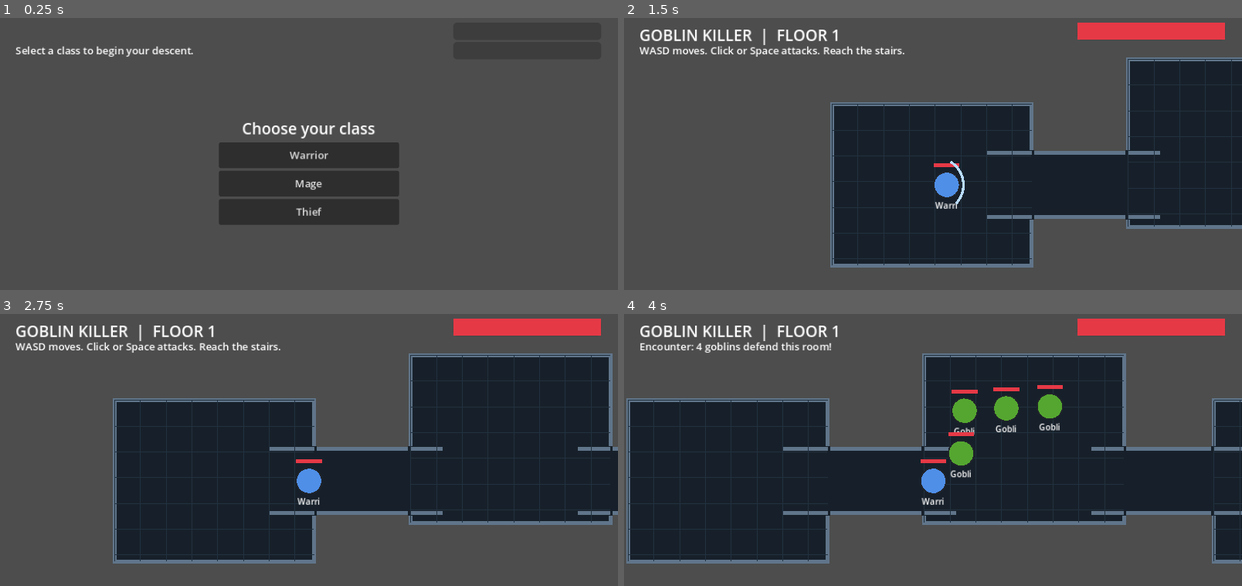
Above: before the commit, frames 1-4 (two rows, left to right).
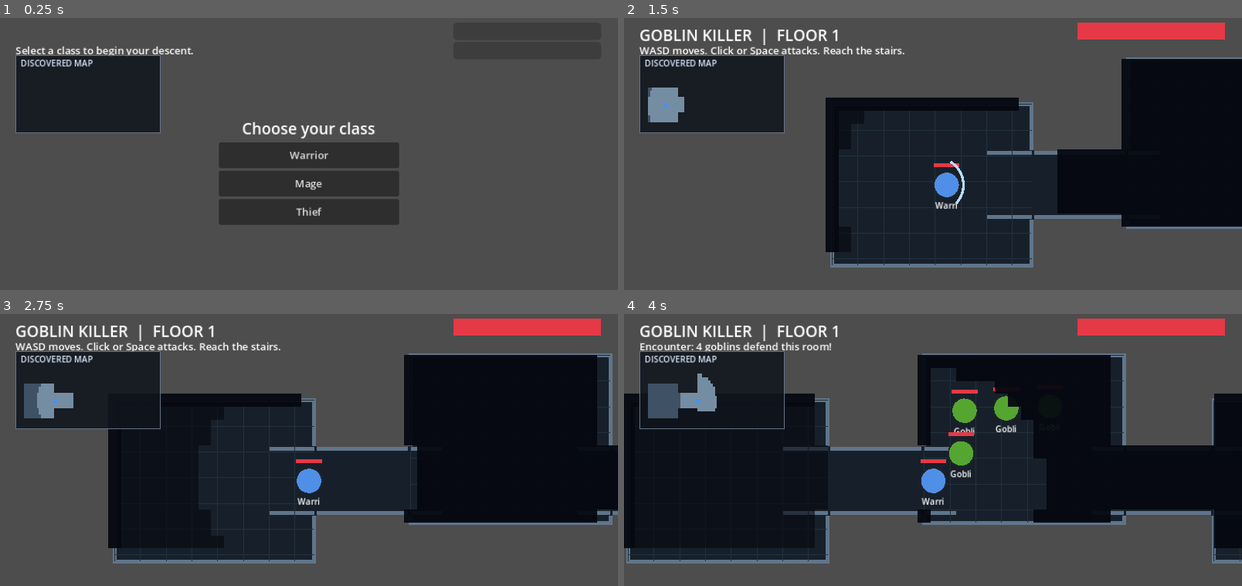
Above: after the commit, the same moments.

Repository: tedthehunter/GoblinKiller
Game: Godot game, scene res://Main.tscn
Two runs of this game, one before a commit and one after it. Both use one fixed random seed, a clock stepped at 60 frames per second and the inputs below.
Inputs (mouse positions are in pixels of both pictures, inside the frame that each line leads up to):
- Up to frame 1 (0.25 s): no input
- Up to frame 2 (1.5 s): click "Warrior" at 0.5 s; tap Enter at 1.25 s; move the mouse to (1068, 167) at 1.27 s; hold D from 1.28 s (still down); hold R from 1.28 s (still down); click (1068, 167) at 1.42 s
- Up to frame 3 (2.75 s): tap Space at 1.52 s; release D at 2 s; release R at 2 s; drag from (185, 498) to (278, 550) at 2.02 s
- Up to frame 4 (4 s): move the mouse to (994, 403) at 2.77 s; hold D 2.78-3.5 s; hold R 2.78-3.5 s; click (994, 403) at 2.92 s; drag from (902, 550) to (747, 428) at 3.52 s

The runs differ from the first frame. In frame 1, 6.7% of the frame differs, in the area x 2-26%, y 13-43%; in frame 2, 24%; in frame 3, 28%, in the area x 2-100%, y 13-87%; in frame 4, 24%.

Commit message:
Add fog of war and minimap

Diff:
--- /dev/null
+++ b/scenes/ui/minimap.tscn
@@ -0,0 +1,7 @@
+[gd_scene load_steps=2 format=3]
+
+[ext_resource type="Script" path="res://scripts/ui/minimap.gd" id="1"]
+
+[node name="MiniMap" type="Control"]
+mouse_filter = 2
+script = ExtResource("1")
--- /dev/null
+++ b/scenes/world/fog_of_war.tscn
@@ -0,0 +1,7 @@
+[gd_scene load_steps=2 format=3]
+
+[ext_resource type="Script" path="res://scripts/world/fog_of_war.gd" id="1"]
+
+[node name="FogOfWar" type="Node2D"]
+z_index = 5
+script = ExtResource("1")
--- a/scripts/game/game.gd
+++ b/scripts/game/game.gd
@@ -5,6 +5,7 @@
 const LEVEL_SCENE := preload("res://scenes/world/dungeon_level.tscn")
 const HUD_SCENE := preload("res://scenes/ui/hud.tscn")
 const COMBAT_VISUALS_SCENE := preload("res://scenes/combat_visuals.tscn")
+const FOG_OF_WAR_SCENE := preload("res://scenes/world/fog_of_war.tscn")
 
 var player: Player
 var level: DungeonLevel
@@ -20,6 +21,8 @@
 var game_paused := false
 var completed := false
 var combat_visuals: CombatVisuals
+var fog_of_war: FogOfWar
+var discoveries: Dictionary = {}
 
 func _ready() -> void:
 	hud = HUD_SCENE.instantiate()
@@ -27,6 +30,8 @@
 	hud.class_selected.connect(start_run)
 	combat_visuals = COMBAT_VISUALS_SCENE.instantiate()
 	add_child(combat_visuals)
+	fog_of_war = FOG_OF_WAR_SCENE.instantiate()
+	add_child(fog_of_war)
 	queue_redraw()
 
 func start_run(stats: CharacterStats) -> void:
@@ -72,6 +77,9 @@
 	move_child(level, 0)
 	player.position = Vector2(180, 295)
 	hud.set_floor(number)
+	if not discoveries.has(number): discoveries[number] = MapDiscovery.new()
+	fog_of_war.configure(level, discoveries[number])
+	hud.configure_minimap(level, discoveries[number], player)
 
 func on_room_entered(room_id: String) -> void:
 	var room := level.room_for_id(room_id)
@@ -158,6 +166,7 @@
 	)
 	player.move_in_level(movement, delta, level)
 	level.update_player_location()
+	fog_of_war.update_visibility(player.position)
 	if Input.is_mouse_button_pressed(MOUSE_BUTTON_LEFT): try_attack(get_global_mouse_position())
 	if buffered_attack and Time.get_ticks_msec() / 1000.0 - last_attack_time >= 1.0 / player.stats.attack_speed: try_attack(buffered_attack_position, false)
 	for hit in delayed_hits.duplicate():
--- a/scripts/ui/hud.gd
+++ b/scripts/ui/hud.gd
@@ -9,6 +9,7 @@
 var class_box: VBoxContainer
 var pause_menu: PanelContainer
 var floor_label: Label
+var minimap: MiniMap
 
 func _ready() -> void:
 	status = make_label(Vector2(24, 50), 16)
@@ -43,6 +44,8 @@
 	pause_menu.add_child(box)
 	pause_menu.hide()
 	add_child(pause_menu)
+	minimap = preload("res://scenes/ui/minimap.tscn").instantiate()
+	add_child(minimap)
 	set_status("Select a class to begin your descent.")
 
 func select_class(stats: CharacterStats) -> void:
@@ -79,3 +82,7 @@
 	mp_bar.visible = player.stats.max_mana > 0.0
 	mp_bar.max_value = player.stats.max_mana
 	mp_bar.value = player.mana
+	minimap.refresh()
+
+func configure_minimap(level: DungeonLevel, discovery: MapDiscovery, player: Player) -> void:
+	minimap.configure(level, discovery, player)
--- /dev/null
+++ b/scripts/ui/minimap.gd
@@ -0,0 +1,43 @@
+class_name MiniMap
+extends Control
+
+const MAP_ORIGIN := Vector2(32, 94)
+const MAP_SIZE := Vector2(210, 88)
+
+var level: DungeonLevel
+var discovery: MapDiscovery
+var player: Player
+
+func configure(current_level: DungeonLevel, current_discovery: MapDiscovery, current_player: Player) -> void:
+	level = current_level
+	discovery = current_discovery
+	player = current_player
+	queue_redraw()
+
+func refresh() -> void:
+	queue_redraw()
+
+func map_bounds() -> Rect2:
+	if level == null: return Rect2()
+	var bounds := Rect2()
+	for room in level.rooms:
+		bounds = room.rect if bounds.size == Vector2.ZERO else bounds.merge(room.rect)
+	return bounds.grow(20.0)
+
+func to_map(world_position: Vector2, bounds: Rect2) -> Vector2:
+	return MAP_ORIGIN + (world_position - bounds.position) / bounds.size * MAP_SIZE
+
+func _draw() -> void:
+	draw_rect(Rect2(MAP_ORIGIN - Vector2(7, 25), MAP_SIZE + Vector2(14, 32)), Color("10151ddd"), true)
+	draw_rect(Rect2(MAP_ORIGIN - Vector2(7, 25), MAP_SIZE + Vector2(14, 32)), Color("697386"), false, 1.0)
+	draw_string(ThemeDB.fallback_font, MAP_ORIGIN - Vector2(0, 8), "DISCOVERED MAP", HORIZONTAL_ALIGNMENT_LEFT, MAP_SIZE.x, 13, Color("dbeafe"))
+	if level == null or discovery == null: return
+	var bounds := map_bounds()
+	for cell in level.get_walkable_cells(MapDiscovery.CELL_SIZE):
+		var center := discovery.cell_center(cell)
+		if not discovery.is_discovered(center): continue
+		var scale := MAP_SIZE / bounds.size
+		var cell_size := Vector2.ONE * MapDiscovery.CELL_SIZE * scale
+		draw_rect(Rect2(to_map(center, bounds) - cell_size * 0.5, cell_size), Color("758da3") if discovery.is_visible(center) else Color("3f5164"), true)
+	if player != null:
+		draw_circle(to_map(player.position, bounds), 4.0, player.stats.color)
--- a/scripts/world/dungeon_level.gd
+++ b/scripts/world/dungeon_level.gd
@@ -49,6 +49,30 @@
 		if corridor.grow(-radius).has_point(point): return true
 	return false
 
+func get_walkable_cells(cell_size: int) -> Array[Vector2i]:
+	var cells: Dictionary = {}
+	for area in get_walkable_areas():
+		for x in range(int(area.position.x), int(area.end.x), cell_size):
+			for y in range(int(area.position.y), int(area.end.y), cell_size):
+				var cell := Vector2i(floori(float(x) / cell_size), floori(float(y) / cell_size))
+				if is_walkable(Vector2(x + cell_size * 0.5, y + cell_size * 0.5), 1.0): cells[cell] = true
+	var result: Array[Vector2i] = []
+	for cell in cells: result.append(cell)
+	return result
+
+func get_walkable_areas() -> Array[Rect2]:
+	var areas: Array[Rect2] = []
+	for room in rooms: areas.append(room.rect)
+	for corridor in corridors: areas.append(corridor)
+	return areas
+
+func has_line_of_sight(from: Vector2, to: Vector2) -> bool:
+	var distance := from.distance_to(to)
+	var steps := maxi(1, ceili(distance / 8.0))
+	for step in range(1, steps + 1):
+		if not is_walkable(from.lerp(to, float(step) / steps), 1.0): return false
+	return true
+
 func update_player_location() -> void:
 	if player == null: return
 	for room in rooms:
--- /dev/null
+++ b/scripts/world/fog_of_war.gd
@@ -0,0 +1,29 @@
+class_name FogOfWar
+extends Node2D
+
+const VISIBILITY_RADIUS := 170.0
+
+var level: DungeonLevel
+var discovery: MapDiscovery
+
+func configure(current_level: DungeonLevel, current_discovery: MapDiscovery) -> void:
+	level = current_level
+	discovery = current_discovery
+	queue_redraw()
+
+func update_visibility(player_position: Vector2) -> void:
+	if level == null or discovery == null: return
+	discovery.begin_visibility_frame()
+	for cell in level.get_walkable_cells(MapDiscovery.CELL_SIZE):
+		var center := discovery.cell_center(cell)
+		if player_position.distance_to(center) <= VISIBILITY_RADIUS and level.has_line_of_sight(player_position, center):
+			discovery.reveal(center)
+	queue_redraw()
+
+func _draw() -> void:
+	if level == null or discovery == null: return
+	for cell in level.get_walkable_cells(MapDiscovery.CELL_SIZE):
+		var center := discovery.cell_center(cell)
+		if discovery.is_visible(center): continue
+		var alpha := 0.62 if discovery.is_discovered(center) else 0.94
+		draw_rect(Rect2(center - Vector2.ONE * MapDiscovery.CELL_SIZE * 0.5, Vector2.ONE * MapDiscovery.CELL_SIZE), Color(0.02, 0.03, 0.06, alpha), true)
--- /dev/null
+++ b/scripts/world/map_discovery.gd
@@ -0,0 +1,27 @@
+class_name MapDiscovery
+extends RefCounted
+
+const CELL_SIZE := 20
+
+var discovered: Dictionary = {}
+var visible: Dictionary = {}
+
+func begin_visibility_frame() -> void:
+	visible.clear()
+
+func reveal(world_position: Vector2) -> void:
+	var cell := to_cell(world_position)
+	discovered[cell] = true
+	visible[cell] = true
+
+func is_discovered(world_position: Vector2) -> bool:
+	return discovered.has(to_cell(world_position))
+
+func is_visible(world_position: Vector2) -> bool:
+	return visible.has(to_cell(world_position))
+
+func to_cell(world_position: Vector2) -> Vector2i:
+	return Vector2i(floori(world_position.x / CELL_SIZE), floori(world_position.y / CELL_SIZE))
+
+func cell_center(cell: Vector2i) -> Vector2:
+	return Vector2(cell.x * CELL_SIZE + CELL_SIZE * 0.5, cell.y * CELL_SIZE + CELL_SIZE * 0.5)
